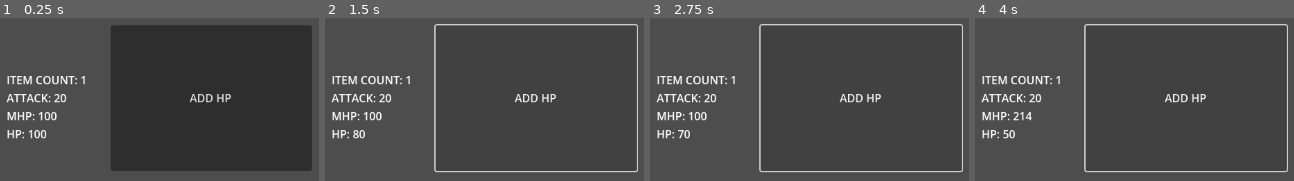
Above: before the commit, frames 1-4 (left to right).
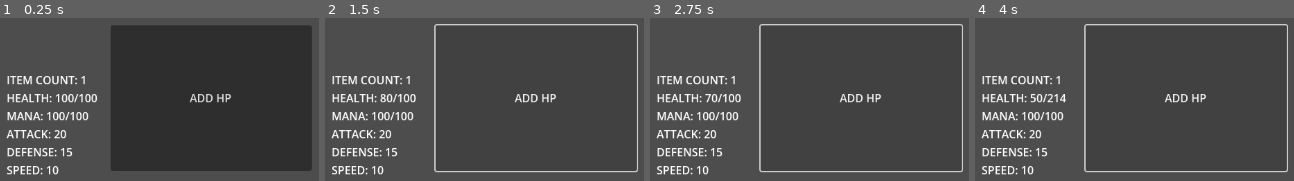
Above: after the commit, the same moments.

Repository: StahlReyn/test-stat
Game: Godot game, scene res://test_area/display_test.tscn
Two runs of this game, one before a commit and one after it. Both use one fixed random seed, a clock stepped at 60 frames per second and the inputs below. The project has no main scene, so this scene is started directly.
Inputs:
- Up to frame 1 (0.25 s): no input
- Up to frame 2 (1.5 s): click "ADD HP" at 0.5 s; click "ADD HP" at 1.25 s
- Up to frame 3 (2.75 s): click "ADD HP" at 2 s
- Up to frame 4 (4 s): tap Enter at 2.75 s; tap Space at 3.5 s

The runs differ from the first frame. In frame 1, 3.3% of the frame differs, in the area x 1-31%, y 46-97%; in frame 2, 3.2%; in frame 3, 3.2%; in frame 4, 3.2%.

Commit message:
entity owner now in stats itself
no need to reference externally

Diff:
--- a/data/entity.gd
+++ b/data/entity.gd
@@ -5,11 +5,15 @@
 var inventory : Inventory
 
 func _ready() -> void:
-	stats = Stats.new()
+	# Set Stats - Example
+	stats = Stats.new(self)
 	stats.max_health.set_value(100)
 	stats.max_mana.set_value(100)
 	stats.attack.set_value(20)
+	stats.defense.set_value(15)
+	stats.speed.set_value(10)
 	stats.recover_all()
+	# Create inventory
 	inventory = Inventory.new(self)
 	# Add item to test
 	inventory.add_item(ItemExample.new())
--- a/data/single_stat.gd
+++ b/data/single_stat.gd
@@ -1,6 +1,7 @@
 class_name SingleStat
 extends Resource
 
+var owner : Entity
 var id : int
 var value : float
 var base_adder : float
@@ -14,9 +15,10 @@
 	SPEED
 }
 
-func _init(id = 0, value = 0) -> void:
+func _init(id : int = 0, owner : Entity = null) -> void:
+	self.owner = owner # Null owner is possible, used on its own like modifiers
 	self.id = id
-	self.value = value
+	self.value = 0
 	self.base_adder = 0
 	self.multiplier = 1
 
@@ -38,14 +40,17 @@
 func get_final_value():
 	return (value + base_adder) * multiplier
 
-func get_modified_stat(entity : Entity) -> SingleStat:
-	var output_stat := SingleStat.new() # Creates a new single stat to calculate and not modify existing
-	output_stat.copy_values(entity.stats.get_stat_from_id(self.id))
-	if entity.inventory: # Process the entity inventory if it has it
-		var item_list := entity.inventory.get_items()
-		for item in item_list:
-			item.process_modifiers(output_stat)
-	return output_stat
+func get_modified_stat() -> SingleStat:
+	if owner:
+		var output_stat := SingleStat.new() # Creates a new single stat to calculate and not modify existing
+		output_stat.copy_values(owner.stats.get_stat_from_id(self.id))
+		if owner.inventory: # Process the entity inventory if it has it
+			var item_list := owner.inventory.get_items()
+			for item in item_list:
+				item.process_modifiers(output_stat)
+		return output_stat
+	else: # If no owner then it's alone
+		return self
 
-func get_modified_value(entity : Entity) -> float:
-	return self.get_modified_stat(entity).get_final_value()
+func get_modified_value() -> float:
+	return self.get_modified_stat().get_final_value()
--- a/data/stats.gd
+++ b/data/stats.gd
@@ -1,6 +1,7 @@
 class_name Stats
 extends Resource
 
+var owner : Entity
 var cur_health : float = 0
 var cur_mana : float = 0
 var max_health : SingleStat
@@ -10,12 +11,13 @@
 var speed : SingleStat
 
 func _init(owner = null) -> void:
+	self.owner = owner
 	var ref = SingleStat.stat_id
-	max_health = SingleStat.new(ref.MAX_HEALTH)
-	max_mana = SingleStat.new(ref.MAX_MANA)
-	attack = SingleStat.new(ref.ATTACK)
-	defense = SingleStat.new(ref.DEFENSE)
-	speed = SingleStat.new(ref.SPEED)
+	max_health = SingleStat.new(ref.MAX_HEALTH, owner)
+	max_mana = SingleStat.new(ref.MAX_MANA, owner)
+	attack = SingleStat.new(ref.ATTACK, owner)
+	defense = SingleStat.new(ref.DEFENSE, owner)
+	speed = SingleStat.new(ref.SPEED, owner)
 	pass
 
 func recover_all() -> void:
--- a/test_area/display_test_label.gd
+++ b/test_area/display_test_label.gd
@@ -11,8 +11,10 @@
 func _process(_delta: float) -> void:
 	text = (
 		"ITEM COUNT: " + str(entity.inventory.get_item_count()) + "\n" +
-		"ATTACK: " + str(entity.stats.attack.get_modified_value(entity)) + "\n" +
-		"MHP: " + str(entity.stats.max_health.get_modified_value(entity)) + "\n" +
-		"HP: " + str(entity.stats.cur_health)
+		"HEALTH: " + str(entity.stats.cur_health) + "/" + str(entity.stats.max_health.get_modified_value()) + "\n" +
+		"MANA: " + str(entity.stats.cur_mana) + "/" + str(entity.stats.max_mana.get_modified_value()) + "\n" +
+		"ATTACK: " + str(entity.stats.attack.get_modified_value()) + "\n" +
+		"DEFENSE: " + str(entity.stats.defense.get_modified_value()) + "\n" +
+		"SPEED: " + str(entity.stats.speed.get_modified_value()) + "\n"
 	)
 	pass
